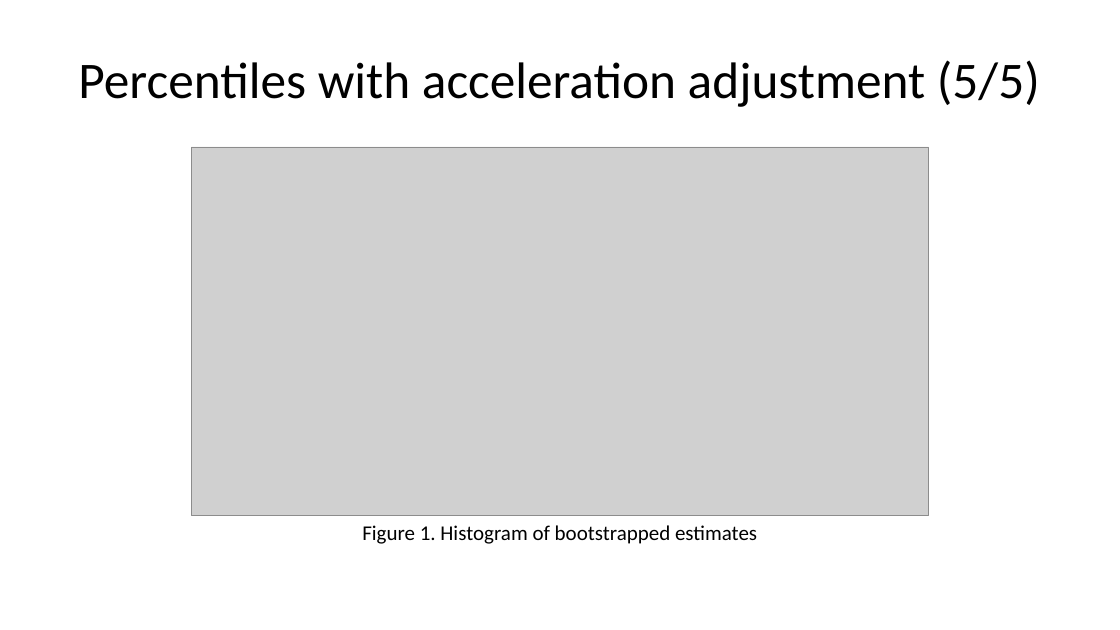
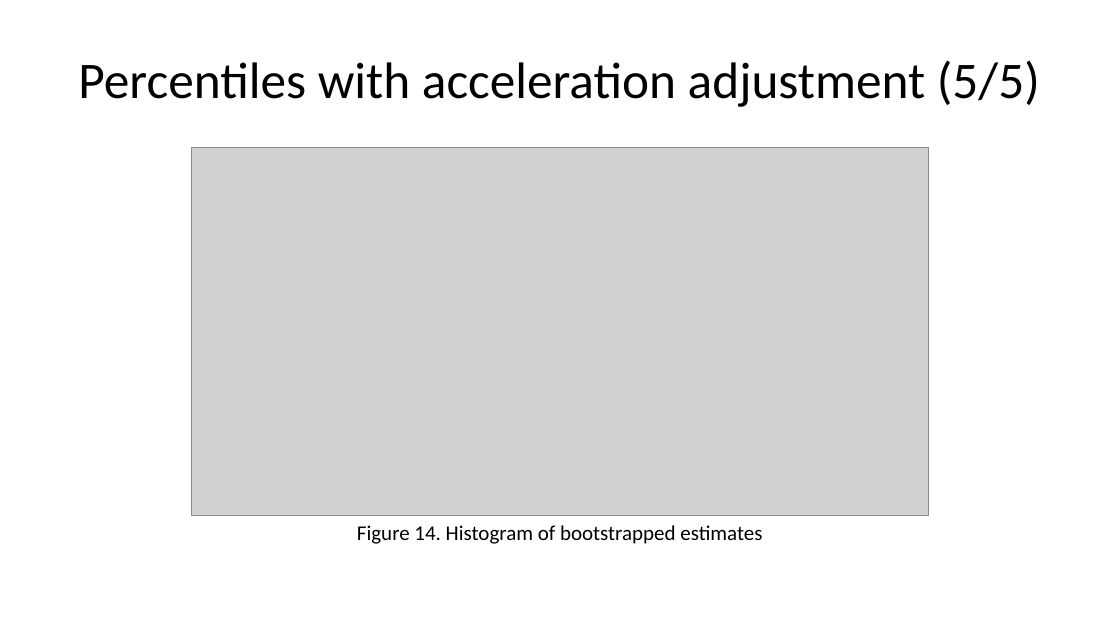
Before and after one commit to pmean/papers-and-presentations, a slide deck: slide 38 of bootstrap/src/bootstrap-slides.pptx. Drawn at 1120x630 pixels with LibreOffice and Linux fonts; fonts in the diff are those of the drawing; grey boxes stand for pictures. Boxes give left, top, right and bottom in pixels: in the first picture for what was removed or moved away, otherwise in the second. Text is boxed around its words. In the diff, an @@ line names an element or a change of style, - is before the commit and + after.

Commit message:
Working draft of bootstrap slides

```diff
--- a/bootstrap/src/bootstrap-slides.pptx
+++ b/bootstrap/src/bootstrap-slides.pptx
@@ text at (x1=357, y1=525, x2=762, y2=544): text changed @@
-Figure 1. Histogram of bootstrapped estimates
+Figure 14. Histogram of bootstrapped estimates
```
Also in this commit, not shown: 27 other slides changed, 2 slides added, 1 other file.
